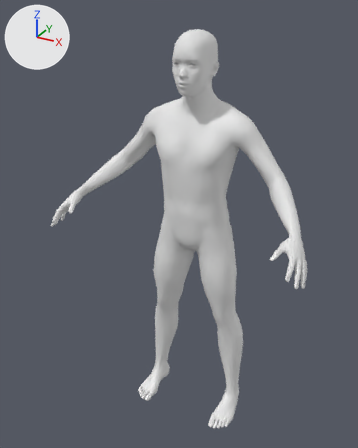
The glTF model game/assets/humans/human_male_adolescent.glb, before and after one commit.
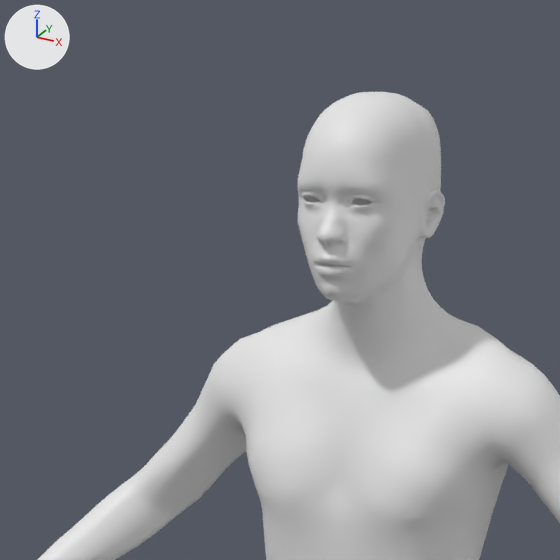
Each version is shown whole from a 50 mm lens placed at (0.848, -1.719, 1.722), pointed at (-0.036, -0.11, 0.918), then close up on the part from 22% to 71% of the width and 0% to 40% of the height. The lights are fixed; the arrows at upper left show +X, +Y and +Z. The last two pictures show the newer version. Materials are left out; every surface is plain grey. Vertices at exactly the same position are counted once.

In view in the first close-up: 'Body'.
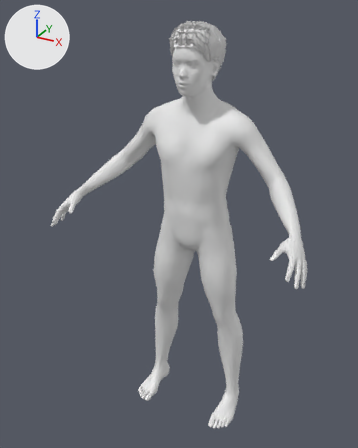
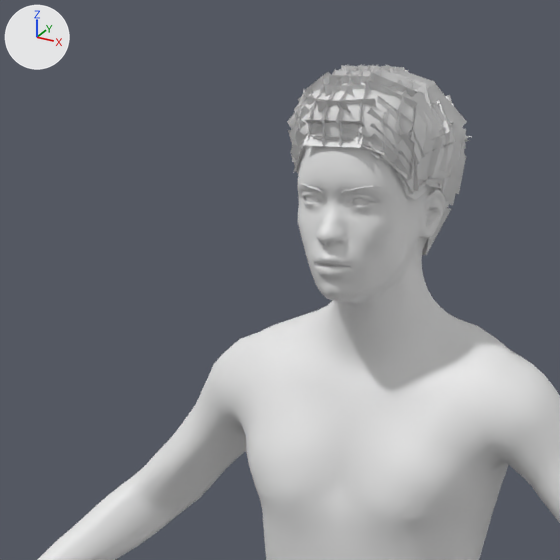
Edits to the scene script, one JSON object a line:
```json
{"block": "me_mesh_0", "where": "# used by ob_body; location = (0.0, 0.0, 0.0)"}
{"op": "remove", "block": "me_mesh_0", "code": "me_mesh_0.from_pydata(...)  # 13380 vertices, 26756 faces; spans x -0.53..0.53, y -0.35..0.09, z 0.0..1.65"}
{"op": "add", "block": "me_mesh_0", "code": "me_mesh_0.from_pydata(...)  # 15796 vertices, 29312 faces; spans x -0.53..0.53, y -0.35..0.09, z 0.0..1.68"}
{"block": "me_mesh_0", "change": "me_mesh_0 part 1: 2416 vertices added at x -0.1..0.1, y -0.16..0.08, z 1.47..1.68"}
```

Location of each change, [x1, y1, x2, y2] in pixels of the close-ups (560 x 560 px):
```json
{"object": "Body", "change": "reshaped", "before": [37, 92, 560, 560], "after": [37, 64, 560, 560]}
{"part": 1, "of": "me_mesh_0", "change": "added", "after": [287, 64, 472, 255]}
```
